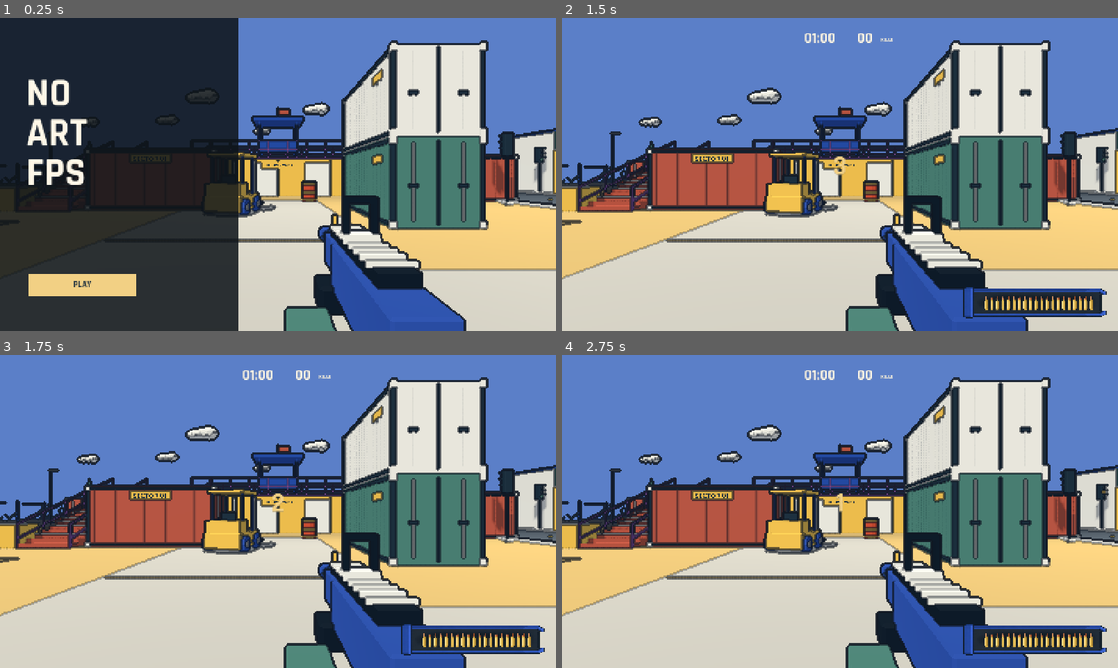
Above: before the commit, frames 1-4 (two rows, left to right).
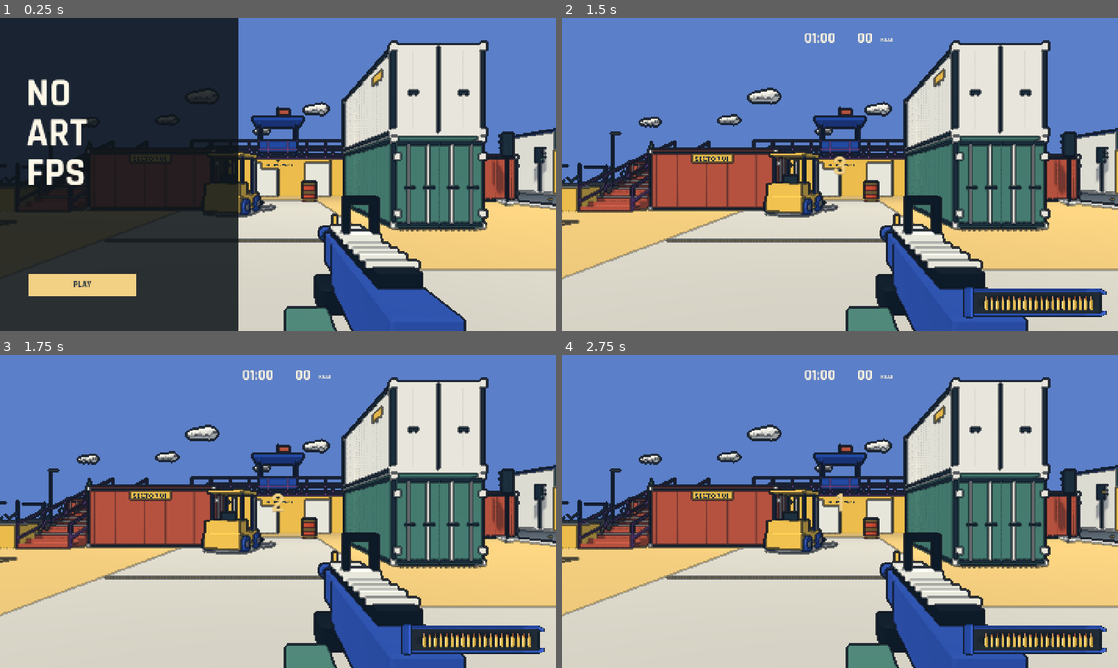
Above: after the commit, the same moments.

Repository: YicongCao/No-Art-FPS
Game: Godot game, scene res://scenes/main.tscn
Same seed, same stepped clock (60 frames per second), same inputs: the game is played once before the commit and once after it. Sound files missing from this copy of the repository are replaced by a short silence.
Inputs (mouse positions are in pixels of both pictures, inside the frame that each line leads up to):
- Up to frame 1 (0.25 s): no input
- Up to frame 2 (1.5 s): click "PLAY" at 0.5 s; tap Enter (restart) at 1.25 s; move the mouse to (867, 174) at 1.27 s; press the mouse at (867, 174) at 1.28 s; hold W (forward) from 1.28 s (still down)
- Up to frame 3 (1.75 s): keep holding W (forward); tap Space (jump) at 1.52 s
- Up to frame 4 (2.75 s): keep holding W (forward); tap Enter (restart) at 2 s; move the mouse to (812, 511) at 2.02 s; release the mouse at (812, 511) at 2.03 s; tap M at 2.1 s; tap Space (jump) at 2.27 s

The runs differ from the first frame. In frame 1, 3.2% of the frame differs, in the area x 15-94%, y 37-69%; in frame 2, 4.0%, in the area x 2-94%, y 37-69%; in frame 3, 4.0%; in frame 4, 4.0%.

Commit message:
Add automatic container doors and knife melee enemies

Diff:
--- a/scripts/arena.gd
+++ b/scripts/arena.gd
@@ -1,8 +1,10 @@
 extends Node3D
 
 const Barrel = preload("res://scripts/explosive_barrel.gd")
+const ContainerRoom = preload("res://scripts/container.gd")
 var game: Node
 var barrels: Array[Node3D] = []
+var containers: Array[Node3D] = []
 var nav: NavigationRegion3D
 var materials: Dictionary = {}
 var boxes: Dictionary = {}
@@ -61,8 +63,26 @@
 	return node
 
 func container(color: String, pos: Vector3, turn: bool = false) -> void:
-	model("container_"+color,pos,PI/2 if turn else 0.0)
-	collider(pos+Vector3(0,1.45,0),Vector3(2.8,2.9,6) if turn else Vector3(6,2.9,2.8))
+	if pos.y>1:
+		model("container_"+color,pos,PI/2 if turn else 0.0)
+		collider(pos+Vector3(0,1.45,0),Vector3(2.8,2.9,6) if turn else Vector3(6,2.9,2.8))
+		return
+	var room = ContainerRoom.new()
+	room.game = game
+	room.paint = materials[color]
+	room.position = pos
+	room.rotation.y = -PI/2 if turn else 0.0
+	add_child(room)
+	containers.append(room)
+	# Shell colliders are baked; hinged doors live outside the static nav geometry.
+	for panel in [
+		[Vector3(0,-.04,0),Vector3(6,.08,2.8)],
+		[Vector3(0,2.85,0),Vector3(6,.1,2.8)],
+		[Vector3(-2.95,1.4,0),Vector3(.1,2.8,2.8)],
+		[Vector3(0,1.4,-1.35),Vector3(6,2.8,.1)],
+		[Vector3(0,1.4,1.35),Vector3(6,2.8,.1)]]:
+		var extent: Vector3 = panel[1]
+		collider(room.to_global(panel[0]),Vector3(extent.z,extent.y,extent.x) if turn else extent)
 
 func rail(a: Vector3, b: Vector3, color: String = "purple") -> void:
 	var n = int(a.distance_to(b)/1.6)+1
--- /dev/null
+++ b/scripts/container.gd
@@ -0,0 +1,73 @@
+extends Node3D
+
+var game: Node
+var paint: Material
+var doors: Array[Node3D] = []
+var shapes: Array[CollisionShape3D] = []
+var opening = false
+var progress = 0.0
+var occupant: Node3D
+
+func _ready() -> void:
+	var visual = preload("res://assets/models/container_openable.glb").instantiate()
+	add_child(visual)
+	for mesh in visual.find_children("*","MeshInstance3D",true,false):
+		if mesh.mesh.surface_get_material(0).resource_name=="paint":mesh.material_override = paint
+	for door_name in ["DoorLeft","DoorRight"]:
+		var pivot = visual.find_child(door_name,true,false)
+		doors.append(pivot)
+		var body = AnimatableBody3D.new()
+		body.sync_to_physics = false
+		body.collision_layer = 1
+		body.collision_mask = 0
+		body.set_meta("container",self)
+		pivot.add_child(body)
+		var shape = CollisionShape3D.new()
+		var box = BoxShape3D.new()
+		box.size = Vector3(.18,2.66,1.31)
+		shape.shape = box
+		shape.position = Vector3(0,1.4,.675 if doors.size()==1 else -.675)
+		body.add_child(shape)
+		shapes.append(shape)
+	var light = OmniLight3D.new()
+	light.position = Vector3(.6,2.3,0)
+	light.light_color = Color("ffe4ae")
+	light.light_energy = .45
+	light.omni_range = 4
+	add_child(light)
+
+func reset() -> void:
+	opening = false
+	progress = 0
+	occupant = null
+	for door in doors:door.rotation.y = 0
+	for shape in shapes:shape.disabled = false
+
+func open() -> void:
+	if game.state!="RUNNING" or opening:return
+	opening = true
+	# Swing outside the doorway; disable moving colliders to avoid pushing actors.
+	for shape in shapes:shape.disabled = true
+	game.play_world_sound("reload",to_global(Vector3(3,1.4,0)),-10)
+
+func _physics_process(delta: float) -> void:
+	if game.state!="RUNNING":return
+	if not opening:
+		var local_player = to_local(game.player.global_position)
+		# Trigger only in front of this doorway, not through its sides or roof.
+		if local_player.x>2.7 and local_player.x<6.2 and absf(local_player.z)<1.8 and absf(local_player.y)<1.2:
+			var ray = PhysicsRayQueryParameters3D.create(game.player.camera.global_position,to_global(Vector3(3.2,1.4,0)),1)
+			if get_world_3d().direct_space_state.intersect_ray(ray).is_empty():open()
+	if not opening or progress>=1:return
+	progress = minf(1,progress+delta/.7)
+	var angle = smoothstep(0,1,progress)*deg_to_rad(110)
+	doors[0].rotation.y = angle
+	doors[1].rotation.y = -angle
+	if progress>=1:
+		# Open leaves remain solid and stop bullets, but leave the baked doorway clear.
+		for shape in shapes:shape.disabled = false
+
+func add_guard() -> void:
+	occupant = game.spawn_enemy(to_global(Vector3(.5,0,0)),false)
+	occupant.container_room = self
+	occupant.rotation.y = rotation.y-PI*.5
--- a/scripts/enemy.gd
+++ b/scripts/enemy.gd
@@ -6,12 +6,15 @@
 var health = 3
 var dead = false
 var fast = false
+var container_room: Node3D
 var home_zone = "yard"
 var patrol_offset = 0
 var rush_state = "CHASE"
 var rush_time = 0.0
 var rush_direction = Vector3.ZERO
-var charge_marker: MeshInstance3D
+var knife_arm: Node3D
+var knife: Node3D
+var slash_hit = false
 var orange: StandardMaterial3D
 var age = 0.0
 var think = 0.0
@@ -57,15 +60,15 @@
 			var mesh = visual.find_child(part,true,false)
 			if mesh:mesh.material_override = orange
 		visual.find_child("EnemyGun",true,false).hide()
-		charge_marker = MeshInstance3D.new()
-		var strip = BoxMesh.new()
-		strip.size = Vector3(.22,.025,8.125)
-		charge_marker.mesh = strip
-		charge_marker.material_override = game.effect_material(Color("ffb24a"))
-		charge_marker.cast_shadow = GeometryInstance3D.SHADOW_CASTING_SETTING_OFF
-		add_child(charge_marker)
-		charge_marker.position = Vector3(0,.04,-4.0625)
-		charge_marker.hide()
+		knife_arm = Node3D.new()
+		visual.add_child(knife_arm)
+		knife_arm.position = Vector3(.3,1.4,0)
+		for part in ["RightArm","RightHand"]:
+			visual.find_child(part,true,false).reparent(knife_arm)
+		knife = preload("res://assets/models/knife.glb").instantiate()
+		knife_arm.add_child(knife)
+		knife.position = Vector3(0,-.46,-.18)
+		knife.rotation.x = PI
 	for part in ["LeftLeg","RightLeg","LeftArm","RightArm"]:
 		var limb = visual.find_child(part,true,false)
 		if limb:
@@ -99,6 +102,10 @@
 		if death_time > 1.4:queue_free()
 		return
 	if game.state != "RUNNING":return
+	if is_instance_valid(container_room) and container_room.progress<1:
+		velocity = Vector3.ZERO
+		agent.velocity = Vector3.ZERO
+		return
 	age += delta
 	hurt = maxf(0,hurt-delta)
 	if fast:
@@ -172,17 +179,11 @@
 func apply_safe_velocity(safe_velocity: Vector3) -> void:
 	# Navigation callbacks also arrive while menus or test fixtures freeze actors.
 	if dead or game.state!="RUNNING" or not is_physics_processing():return
+	if is_instance_valid(container_room) and container_room.progress<1:return
 	if not fast or rush_state=="CHASE":
 		velocity.x = safe_velocity.x
 		velocity.z = safe_velocity.z
-	# A telegraphed charge stays straight; body collisions stop it at other actors.
 	move_and_slide()
-	if fast and rush_state=="CHARGE":
-		var offset = game.player.global_position-global_position
-		if Vector2(offset.x,offset.z).length()<.95 and absf(offset.y)<1.2 and can_see_player():
-			game.damage_player(42)
-			recover_charge()
-		elif is_on_wall():recover_charge()
 
 func can_see_player() -> bool:
 	var query = PhysicsRayQueryParameters3D.create(global_position+Vector3(0,1.4,0),game.player.global_position+Vector3(0,1.1,0),1)
@@ -198,26 +199,24 @@
 	if health <= 0:
 		dead = true
 		agent.avoidance_enabled = false
-		if charge_marker:charge_marker.hide()
 		collision_layer = 0
 		collision_mask = 0
 		head_area.collision_layer = 0
 		game.on_kill(self,is_head)
 
-func start_charge() -> void:
+func start_slash() -> void:
 	rush_state = "WINDUP"
-	rush_time = .75
+	rush_time = .4
 	rush_direction = game.player.global_position-global_position
 	rush_direction.y = 0
 	rush_direction = rush_direction.normalized()
 	rotation.y = atan2(-rush_direction.x,-rush_direction.z)
-	charge_marker.show()
+	slash_hit = false
 	game.play_world_sound("charge",global_position+Vector3.UP,-9)
 
 func recover_charge() -> void:
 	rush_state = "RECOVER"
-	rush_time = .9
-	charge_marker.hide()
+	rush_time = .65
 	velocity.x = 0
 	velocity.z = 0
 	orange.albedo_color = Color("f17c28")
@@ -237,34 +236,35 @@
 			direction = agent.get_next_path_position()-global_position
 			direction.y = 0
 			direction = direction.normalized() if direction.length()>.15 else Vector3.ZERO
-			speed = 3.4
+			speed = 5.8
 			if direction.length_squared()>.01:rotation.y = lerp_angle(rotation.y,atan2(-direction.x,-direction.z),delta*10)
-			if attack<=0 and distance<10 and absf(to_player.y)<1.2 and game.respawn_time<=0 and can_see_player():
-				start_charge()
+			if attack<=0 and distance<1.85 and absf(to_player.y)<1.0 and game.respawn_time<=0 and can_see_player():
+				start_slash()
 				speed = 0
 		"WINDUP":
 			rush_time -= delta
 			orange.albedo_color = Color("fff1b7") if int(rush_time*12)%2==0 else Color("f17c28")
+			knife_arm.rotation.x = lerpf(0,-2.35,clampf(1-rush_time/.4,0,1))
 			if rush_time<=0:
-				rush_state = "CHARGE"
-				rush_time = .65
-				charge_marker.hide()
+				rush_state = "SLASH"
+				rush_time = .24
 				orange.albedo_color = Color("f17c28")
-		"CHARGE":
+		"SLASH":
 			rush_time -= delta
-			direction = rush_direction
-			speed = 12.5
-			# Stop at ledges instead of charging off the upper deck.
-			var ahead = global_position+direction*.8
-			var ground = PhysicsRayQueryParameters3D.create(ahead+Vector3.UP*.4,ahead-Vector3.UP*.9,1)
-			if rush_time<=0 or get_world_3d().direct_space_state.intersect_ray(ground).is_empty():
-				recover_charge()
-				speed = 0
+			var swing = clampf(1-rush_time/.24,0,1)
+			knife_arm.rotation.x = lerpf(-2.35,.65,swing)
+			if swing>=.45 and not slash_hit:
+				slash_hit = true
+				var flat = Vector3(to_player.x,0,to_player.z)
+				if flat.length()<2.1 and absf(to_player.y)<1 and rush_direction.dot(flat.normalized())>.5 and can_see_player():
+					game.damage_player(34)
+			if rush_time<=0:recover_charge()
 		"RECOVER":
 			rush_time -= delta
+			knife_arm.rotation.x = .65*maxf(0,rush_time/.65)
 			if rush_time<=0:
 				rush_state = "CHASE"
-				attack = 1.2
+				attack = .15
 	velocity.x = direction.x*speed
 	velocity.z = direction.z*speed
 	if not is_on_floor():velocity.y -= 20*delta
@@ -272,7 +272,9 @@
 	agent.velocity = steer_around_neighbors(desired) if rush_state=="CHASE" else desired
 	var movement = Vector2(get_real_velocity().x,get_real_velocity().z).length()
 	walk_phase += delta*movement*3
-	for i in range(limbs.size()):limbs[i].rotation.x = sin(walk_phase+float(i%2)*PI)*.55*minf(movement/3.4,1)
+	for i in range(limbs.size()):
+		if limbs[i].name!="RightArm":limbs[i].rotation.x = sin(walk_phase+float(i%2)*PI)*.55*minf(movement/5.8,1)
+	if rush_state=="CHASE":knife_arm.rotation.x = -.25+sin(walk_phase)*.18
 	visual.position.y = -.12 if rush_state=="WINDUP" else absf(sin(walk_phase))*.035
 	visual.rotation.z = sin(age*40)*hurt*.25
 	if global_position.y < -5:queue_free()
--- a/scripts/game.gd
+++ b/scripts/game.gd
@@ -123,6 +123,7 @@
 		if "--combat" in OS.get_cmdline_user_args():test_path = "res://tests/combat_check.gd"
 		if "--movement" in OS.get_cmdline_user_args():test_path = "res://tests/movement_check.gd"
 		if "--magazine" in OS.get_cmdline_user_args():test_path = "res://tests/magazine_check.gd"
+		if "--containers" in OS.get_cmdline_user_args():test_path = "res://tests/container_check.gd"
 		var qa = load(test_path).new()
 		qa.game = self
 		add_child(qa)
@@ -179,6 +180,7 @@
 
 func clear_round() -> void:
 	for barrel in arena.barrels:barrel.reset()
+	for room in arena.containers:room.reset()
 	bullets.clear()
 	for node in enemies.get_children():
 		enemies.remove_child(node)
@@ -196,8 +198,10 @@
 	rules.start()
 	player.enabled = true
 	# Deliberate opening target set when the countdown ends. Reinforcements use hidden gates.
-	for p in [Vector3(-4,0,1.5),Vector3(2,0,-5),Vector3(11,0,1),Vector3(-13,0,-5),Vector3(30,0,3),Vector3(30,0,-10),Vector3(-4,3.1,-11),Vector3(4,3.1,-11)]:
+	for p in [Vector3(-4,0,1.5),Vector3(11,0,1),Vector3(30,0,3),Vector3(30,0,-10),Vector3(-4,3.1,-11),Vector3(4,3.1,-11)]:
 		spawn_enemy(p,p==Vector3(11,0,1))
+	# Two existing yard slots start inside the green and purple containers.
+	for i in [0,2]:arena.containers[i].add_guard()
 	play_sound("tick",-10)
 
 func finish_run() -> void:
--- a/tests/combat_check.gd
+++ b/tests/combat_check.gd
@@ -56,36 +56,39 @@
 	game.clear_round()
 	game.player.enabled = false
 	game.player.position = Vector3(18,.05,0)
+	game.health = 100
 	game.invulnerable = 0
-	var rusher = game.spawn_enemy(Vector3(18,0,5),true)
+	var rusher = game.spawn_enemy(Vector3(18,0,9),true)
 	rusher.attack = 0
-	await get_tree().create_timer(.12).timeout
-	assert(rusher.fast and rusher.rush_state=="WINDUP" and rusher.charge_marker.visible)
-	assert(not rusher.visual.find_child("EnemyGun",true,false).visible)
+	await get_tree().create_timer(.8).timeout
+	assert(rusher.position.z<5,"Knife enemy must quickly close distance")
+	assert(rusher.knife.visible and not rusher.visual.find_child("EnemyGun",true,false).visible)
+	for frame in range(120):
+		if rusher.rush_state=="WINDUP":break
+		await get_tree().physics_frame
+	assert(rusher.rush_state=="WINDUP")
 	game.state = "PAUSED"
 	var warning = rusher.rush_time
 	await get_tree().create_timer(.3).timeout
 	assert(rusher.rush_time==warning)
 	game.state = "RUNNING"
 	game.player.position.x = 22
-	await get_tree().create_timer(1.5).timeout
-	assert(game.health==100 and absf(rusher.position.x-18)<.2,"Sidestep must dodge locked-direction charge")
-	assert(rusher.rush_state=="RECOVER" and game.bullets.is_empty())
-	print("COMBAT_RUSH_DODGE_PAUSE_PASS")
+	await get_tree().create_timer(.7).timeout
+	assert(game.health==100 and rusher.rush_state=="RECOVER","Sidestep must dodge the locked slash")
+	print("COMBAT_KNIFE_APPROACH_DODGE_PAUSE_PASS")
 	game.clear_round()
 	game.player.position = Vector3(18,.05,0)
-	game.invulnerable = 0
-	rusher = game.spawn_enemy(Vector3(18,0,4),true)
+	rusher = game.spawn_enemy(Vector3(18,0,1.5),true)
 	rusher.attack = 0
-	await get_tree().create_timer(1.3).timeout
-	assert(game.health==58 and rusher.rush_state=="RECOVER","Contact deals one 42-point hit")
-	await get_tree().create_timer(.3).timeout
-	assert(game.health==58)
-	print("COMBAT_RUSH_CONTACT_PASS")
+	await get_tree().create_timer(.85).timeout
+	assert(game.health==66 and rusher.rush_state=="RECOVER","One slash deals one 34-point hit")
+	await get_tree().create_timer(.15).timeout
+	assert(game.health==66 and game.bullets.is_empty())
+	print("COMBAT_KNIFE_HIT_PASS")
 	game.clear_round()
 	game.health = 100
 	game.invulnerable = 0
-	rusher = game.spawn_enemy(Vector3(18,0,5),true)
+	rusher = game.spawn_enemy(Vector3(18,0,1.5),true)
 	rusher.attack = 0
 	await get_tree().create_timer(.1).timeout
 	assert(rusher.rush_state=="WINDUP")
@@ -94,22 +97,22 @@
 	blocker_shape.shape = box
 	blocker.add_child(blocker_shape)
 	game.add_child(blocker)
-	blocker.position = Vector3(18,1.5,2.5)
-	await get_tree().create_timer(1.2).timeout
-	assert(game.health==100 and rusher.position.z>2.5 and rusher.rush_state=="RECOVER")
+	blocker.position = Vector3(18,1.5,.75)
+	await get_tree().create_timer(.75).timeout
+	assert(game.health==100,"Solid cover must block knife damage")
 	blocker.queue_free()
-	print("COMBAT_RUSH_WALL_PASS")
+	print("COMBAT_KNIFE_COVER_PASS")
 	game.clear_round()
-	rusher = game.spawn_enemy(Vector3(18,0,5),true)
+	rusher = game.spawn_enemy(Vector3(18,0,1.5),true)
 	rusher.attack = 0
 	await get_tree().create_timer(.1).timeout
 	assert(rusher.rush_state=="WINDUP")
 	var before = game.rules.kills
 	rusher.take_hit(true)
-	assert(rusher.dead and not rusher.charge_marker.visible and game.rules.kills==before+1)
-	await get_tree().create_timer(1).timeout
+	assert(rusher.dead and game.rules.kills==before+1)
+	await get_tree().create_timer(.75).timeout
 	assert(game.health==100)
-	print("COMBAT_RUSH_INTERRUPT_PASS")
+	print("COMBAT_KNIFE_INTERRUPT_PASS")
 	if DisplayServer.get_name()!="headless":await showcase()
 	game.state = "RESULTS"
 	game.clear_round()
@@ -137,7 +140,8 @@
 	game.invulnerable = 999
 	var rusher = game.spawn_enemy(Vector3(-5,0,3),true)
 	rusher.set_physics_process(false)
-	rusher.start_charge()
+	rusher.start_slash()
+	rusher.knife_arm.rotation.x = -2.1
 	rusher.visual.position.y = -.12
 	stationary(Vector3(-6.8,0,5))
 	await get_tree().physics_frame
@@ -149,3 +153,17 @@
 	await get_tree().create_timer(.07).timeout
 	await RenderingServer.frame_post_draw
 	get_viewport().get_texture().get_image().save_png("res://artifacts/combat-explosion.png")
+	game.clear_round()
+	game.player.position = Vector3(18,.05,0)
+	rusher = game.spawn_enemy(Vector3(18,0,-3.2),true)
+	rusher.set_physics_process(false)
+	rusher.start_slash()
+	rusher.knife_arm.rotation.x = -2.35
+	aim(rusher.position+Vector3(0,1.3,0))
+	await get_tree().create_timer(.1).timeout
+	await RenderingServer.frame_post_draw
+	get_viewport().get_texture().get_image().save_png("res://artifacts/knife-raised.png")
+	rusher.knife_arm.rotation.x = -.35
+	await get_tree().process_frame
+	await RenderingServer.frame_post_draw
+	get_viewport().get_texture().get_image().save_png("res://artifacts/knife-slash.png")
--- /dev/null
+++ b/tests/container_check.gd
@@ -0,0 +1,82 @@
+extends Node
+var game: Node
+
+func _ready() -> void:
+	Engine.max_fps = 60
+	game.player.set_process_unhandled_input(false)
+	game.start_run()
+	game.begin_running()
+	game.set_physics_process(false)
+	game.player.enabled = false
+	game.invulnerable = 999
+	var room = game.arena.containers[0]
+	var guard = room.occupant
+	assert(is_instance_valid(guard) and not room.opening)
+	var start = guard.position
+	game.player.position = room.to_global(Vector3(0,0,3))
+	await get_tree().create_timer(.3).timeout
+	assert(not room.opening and guard.position.distance_to(start)<.1,"Side wall must not trigger the door or release guard")
+	game.player.position = room.to_global(Vector3(5,.05,0))
+	await get_tree().physics_frame
+	aim(room.to_global(Vector3(0,1.7,0)))
+	await capture("container-closed")
+	await get_tree().create_timer(.15).timeout
+	assert(room.opening and room.progress>0)
+	game.state = "PAUSED"
+	var held = room.progress
+	await get_tree().create_timer(.25).timeout
+	assert(room.progress==held,"Door animation must pause")
+	game.state = "RUNNING"
+	await get_tree().create_timer(.7).timeout
+	assert(room.progress==1)
+	await capture("container-open")
+	for frame in range(180):await get_tree().physics_frame
+	assert(guard.position.distance_to(start)>1.5,"Released guard must navigate out")
+	print("CONTAINER_AUTO_GUARD_PAUSE_PASS")
+	game.clear_round()
+	# Player physically walks through the open door into the hollow container.
+	game.state = "RUNNING"
+	game.player.position = room.to_global(Vector3(5,.05,0))
+	game.player.velocity = Vector3.ZERO
+	game.player.rotation.y = room.rotation.y+PI/2
+	await get_tree().create_timer(.8).timeout
+	game.player.enabled = true
+	Input.mouse_mode = Input.MOUSE_MODE_CAPTURED
+	Input.action_press("forward")
+	await get_tree().create_timer(.65).timeout
+	Input.action_release("forward")
+	assert(room.to_local(game.player.position).x<2.5,"Player must walk into open container")
+	game.player.enabled = false
+	game.start_run()
+	for item in game.arena.containers:
+		assert(item.progress==0 and not item.opening)
+		for shape in item.shapes:assert(not shape.disabled)
+	print("CONTAINER_ENTRY_RESET_PASS")
+	game.begin_running()
+	game.set_physics_process(false)
+	game.player.enabled = false
+	game.invulnerable = 999
+	# Every ground-level container entrance must connect to its interior.
+	for item in game.arena.containers:
+		var path = NavigationServer3D.map_get_path(game.arena.nav.get_navigation_map(),item.to_global(Vector3(0,0,0)),item.to_global(Vector3(4.5,0,0)),true)
+		assert(path.size()>1,"Disconnected container interior")
+		game.player.position = item.to_global(Vector3(4,.05,0))
+		await get_tree().create_timer(.8).timeout
+		assert(item.progress==1,"Door must auto-open: "+str(item.position))
+	print("CONTAINER_ALL_DOORS_PASS")
+	game.state = "RESULTS"
+	game.clear_round()
+	await get_tree().create_timer(.3).timeout
+	print("CONTAINER_CHECK_PASS")
+	get_tree().quit()
+
+func aim(target: Vector3) -> void:
+	var dir = game.player.camera.global_position.direction_to(target)
+	game.player.rotation.y = atan2(-dir.x,-dir.z)
+	game.player.pitch = asin(dir.y)
+
+func capture(filename: String) -> void:
+	if DisplayServer.get_name()=="headless":return
+	await get_tree().process_frame
+	await RenderingServer.frame_post_draw
+	get_viewport().get_texture().get_image().save_png("res://artifacts/"+filename+".png")
--- a/tests/movement_check.gd
+++ b/tests/movement_check.gd
@@ -10,7 +10,7 @@
 	game.set_physics_process(false)
 	game.player.enabled = false
 	game.invulnerable = 999
-	var guards = game.live_enemies().filter(func(e):return not e.fast)
+	var guards = game.live_enemies().filter(func(e):return not e.fast and not is_instance_valid(e.container_room))
 	var starts: Array[Vector3] = []
 	var travelled: Array[float] = []
 	for enemy in guards:
Binary file changed: artifacts/combat-explosion.png
Binary file changed: artifacts/combat-warning.png
Binary file added: artifacts/container-closed.png
Binary file added: artifacts/container-open.png
Binary file added: artifacts/knife-raised.png
Binary file added: artifacts/knife-slash.png
Binary file added: assets/models/container_openable.glb
Not shown, added: assets/models/container_openable.glb.import
Binary file added: assets/models/knife.glb
Not shown, added: assets/models/knife.glb.import
Not shown, added: scripts/container.gd.uid
Not shown, added: art_source/playbox_props.blend
(and 1 more such lines)
